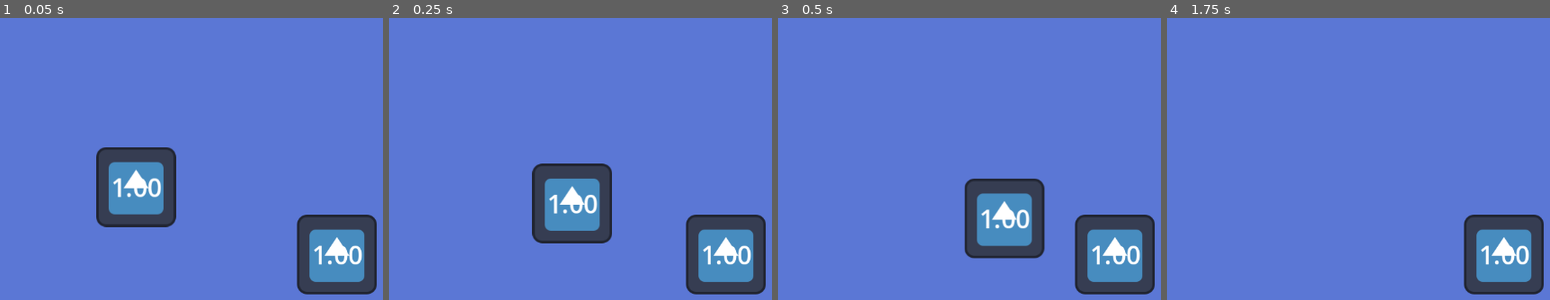
Above: before the commit, frames 1-4 (left to right).
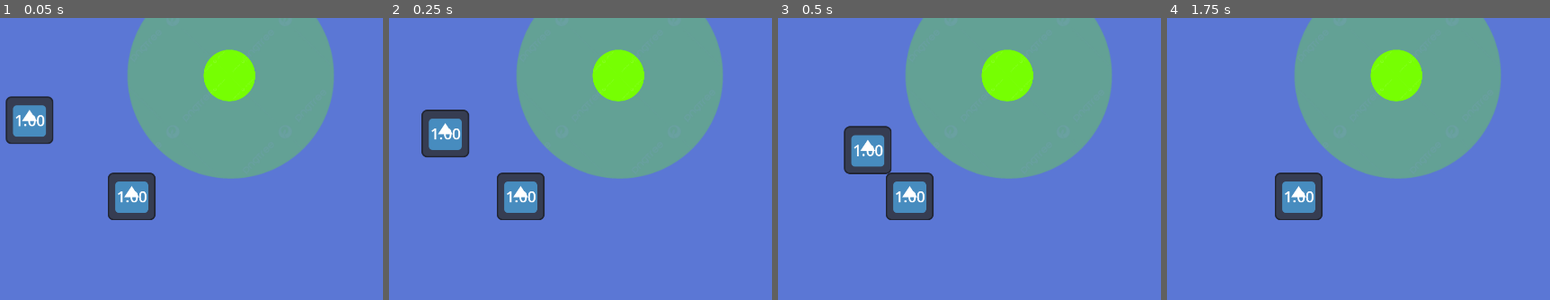
Above: after the commit, the same moments.

Repository: ash4rk/godot_polygon
Game: Godot game, scene res://main.tscn
The game is run twice, just before and just after one commit, with the same random seed, the same clock (stepped at 60 frames per second) and the same inputs. The engine's default icon, where the game draws it, is replaced by a stand-in: a white triangle on a blue panel in a dark square.
Inputs (mouse positions are in pixels of both pictures, inside the frame that each line leads up to):
- Up to frame 1 (0.05 s): no input
- Up to frame 2 (0.25 s): no input
- Up to frame 3 (0.5 s): no input
- Up to frame 4 (1.75 s): move the mouse to (outside the picture) at 0.52 s; tap Enter at 1.25 s; move the mouse to (1251, 240) at 1.27 s

The runs differ from the first frame. In frame 1, 36% of the frame differs, in the area x 1-99%, y 0-99%; in frame 2, 36%; in frame 3, 37%, in the area x 17-99%, y 0-99%; in frame 4, 31%.

Commit message:
FEAT: Implement grower scene

Diff:
--- a/circles_and_greens/circle.gd
+++ b/circles_and_greens/circle.gd
@@ -34,3 +34,15 @@
 	level = value
 	scale = Vector2(level, level)
 	speed = INIT_SPEED /level
+
+func _on_area_2d_area_entered(area):
+	var body = area.get_parent()
+	if body.is_in_group("growers") and !body.is_active:
+		_is_grows = true
+		body.is_active = true
+
+func _on_area_2d_area_exited(area):
+	var body = area.get_parent()
+	if body.is_in_group("growers"):
+		_is_grows = false
+		body.is_active = false
--- /dev/null
+++ b/circles_and_greens/grower.gd
@@ -0,0 +1,11 @@
+extends StaticBody2D
+
+var is_active: bool = false
+
+#func _on_area_2d_body_entered(body):
+#	if body.is_in_group("players"):
+#		is_active = true
+#
+#func _on_area_2d_body_exited(body):
+#	if body.is_in_group("players"):
+#		is_active = false
--- /dev/null
+++ b/circles_and_greens/grower.tscn
@@ -0,0 +1,30 @@
+[gd_scene load_steps=5 format=3 uid="uid://b3vkmdli6ge7l"]
+
+[ext_resource type="Script" path="res://grower.gd" id="1_ghhok"]
+[ext_resource type="Texture2D" uid="uid://cig0c3x035skf" path="res://assets/circle_green.png" id="1_mk46r"]
+
+[sub_resource type="CircleShape2D" id="CircleShape2D_fxect"]
+radius = 69.1809
+
+[sub_resource type="CircleShape2D" id="CircleShape2D_2n3pl"]
+radius = 277.613
+
+[node name="Grower" type="StaticBody2D" groups=["growers"]]
+script = ExtResource("1_ghhok")
+
+[node name="Sprite2D" type="Sprite2D" parent="."]
+scale = Vector2(0.5, 0.5)
+texture = ExtResource("1_mk46r")
+
+[node name="AreaSprite2D" type="Sprite2D" parent="."]
+modulate = Color(1, 1, 1, 0.305882)
+scale = Vector2(2, 2)
+texture = ExtResource("1_mk46r")
+
+[node name="CollisionShape2D" type="CollisionShape2D" parent="."]
+shape = SubResource("CircleShape2D_fxect")
+
+[node name="Area2D" type="Area2D" parent="."]
+
+[node name="CollisionShape2D" type="CollisionShape2D" parent="Area2D"]
+shape = SubResource("CircleShape2D_2n3pl")
--- a/circles_and_greens/main.tscn
+++ b/circles_and_greens/main.tscn
@@ -1,7 +1,8 @@
-[gd_scene load_steps=3 format=3 uid="uid://besgpxovvdayd"]
+[gd_scene load_steps=4 format=3 uid="uid://besgpxovvdayd"]
 
 [ext_resource type="PackedScene" uid="uid://d31iswwki2vc" path="res://player.tscn" id="1_ak58i"]
-[ext_resource type="Script" path="res://circle.gd" id="2_cvvnq"]
+[ext_resource type="Script" path="res://player.gd" id="3_m62iy"]
+[ext_resource type="PackedScene" uid="uid://b3vkmdli6ge7l" path="res://grower.tscn" id="3_sxa8i"]
 
 [node name="main" type="Node"]
 
@@ -13,9 +14,12 @@
 grow_vertical = 2
 color = Color(0.356863, 0.466667, 0.835294, 1)
 
+[node name="Grower" parent="." instance=ExtResource("3_sxa8i")]
+position = Vector2(958, 154)
+
 [node name="Player" parent="." instance=ExtResource("1_ak58i")]
 position = Vector2(407, 265)
+script = ExtResource("3_m62iy")
 
 [node name="Player2" parent="." instance=ExtResource("1_ak58i")]
-position = Vector2(748, 380)
-script = ExtResource("2_cvvnq")
+position = Vector2(698, 478)
--- a/circles_and_greens/player.tscn
+++ b/circles_and_greens/player.tscn
@@ -1,21 +1,22 @@
 [gd_scene load_steps=5 format=3 uid="uid://d31iswwki2vc"]
 
-[ext_resource type="Script" path="res://player.gd" id="1_owhs2"]
+[ext_resource type="Script" path="res://circle.gd" id="1_7iy72"]
 [ext_resource type="Texture2D" uid="uid://cbclpqc0r2x4v" path="res://icon.svg" id="2_7msjj"]
 
 [sub_resource type="RectangleShape2D" id="RectangleShape2D_gd12u"]
+size = Vector2(120, 121)
+
+[sub_resource type="RectangleShape2D" id="RectangleShape2D_lu0ei"]
 size = Vector2(128, 128)
 
-[sub_resource type="RectangleShape2D" id="RectangleShape2D_lu0ei"]
-size = Vector2(145, 145)
-
 [node name="Player" type="CharacterBody2D" groups=["players"]]
-script = ExtResource("1_owhs2")
+script = ExtResource("1_7iy72")
 
 [node name="Sprite2D" type="Sprite2D" parent="."]
 texture = ExtResource("2_7msjj")
 
 [node name="CollisionShape2D" type="CollisionShape2D" parent="."]
+position = Vector2(0, -0.5)
 shape = SubResource("RectangleShape2D_gd12u")
 
 [node name="LevelLabel" type="Label" parent="."]
@@ -38,8 +39,9 @@
 [node name="Area2D" type="Area2D" parent="."]
 
 [node name="CollisionShape2D" type="CollisionShape2D" parent="Area2D"]
-position = Vector2(0.5, 0.5)
 shape = SubResource("RectangleShape2D_lu0ei")
 
+[connection signal="area_entered" from="Area2D" to="." method="_on_area_2d_area_entered"]
+[connection signal="area_exited" from="Area2D" to="." method="_on_area_2d_area_exited"]
 [connection signal="body_entered" from="Area2D" to="." method="_on_area_2d_body_entered"]
 [connection signal="body_exited" from="Area2D" to="." method="_on_area_2d_body_exited"]
--- a/circles_and_greens/project.godot
+++ b/circles_and_greens/project.godot
@@ -14,6 +14,11 @@
 run/main_scene="res://main.tscn"
 config/features=PackedStringArray("4.0", "Forward Plus")
 config/icon="res://icon.svg"
+
+[display]
+
+window/size/viewport_width=1920
+window/size/viewport_height=1080
 
 [input]
 
Binary file added: circles_and_greens/assets/circle_green.png
Not shown, added: circles_and_greens/assets/circle_green.png.import
